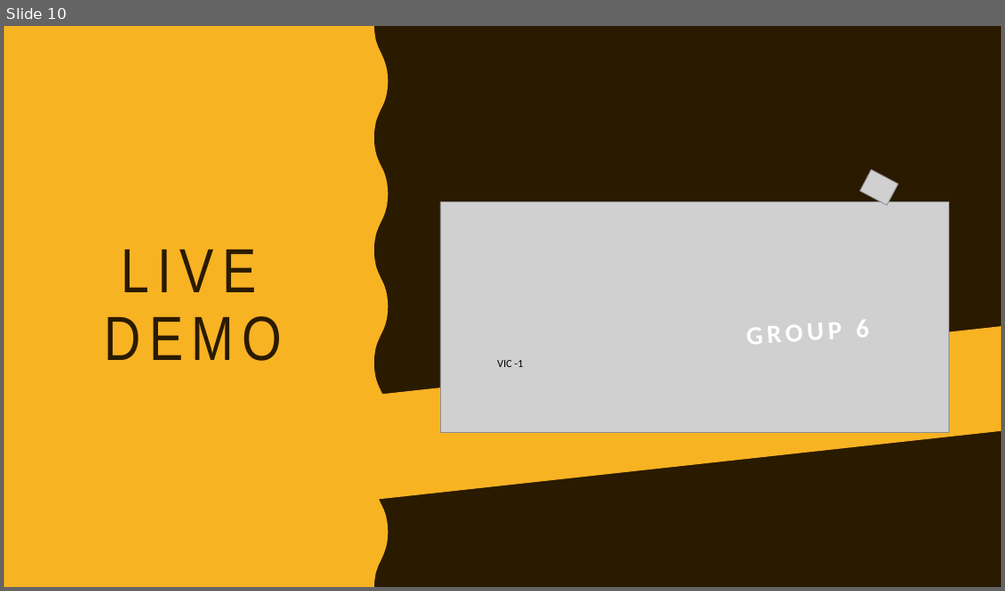
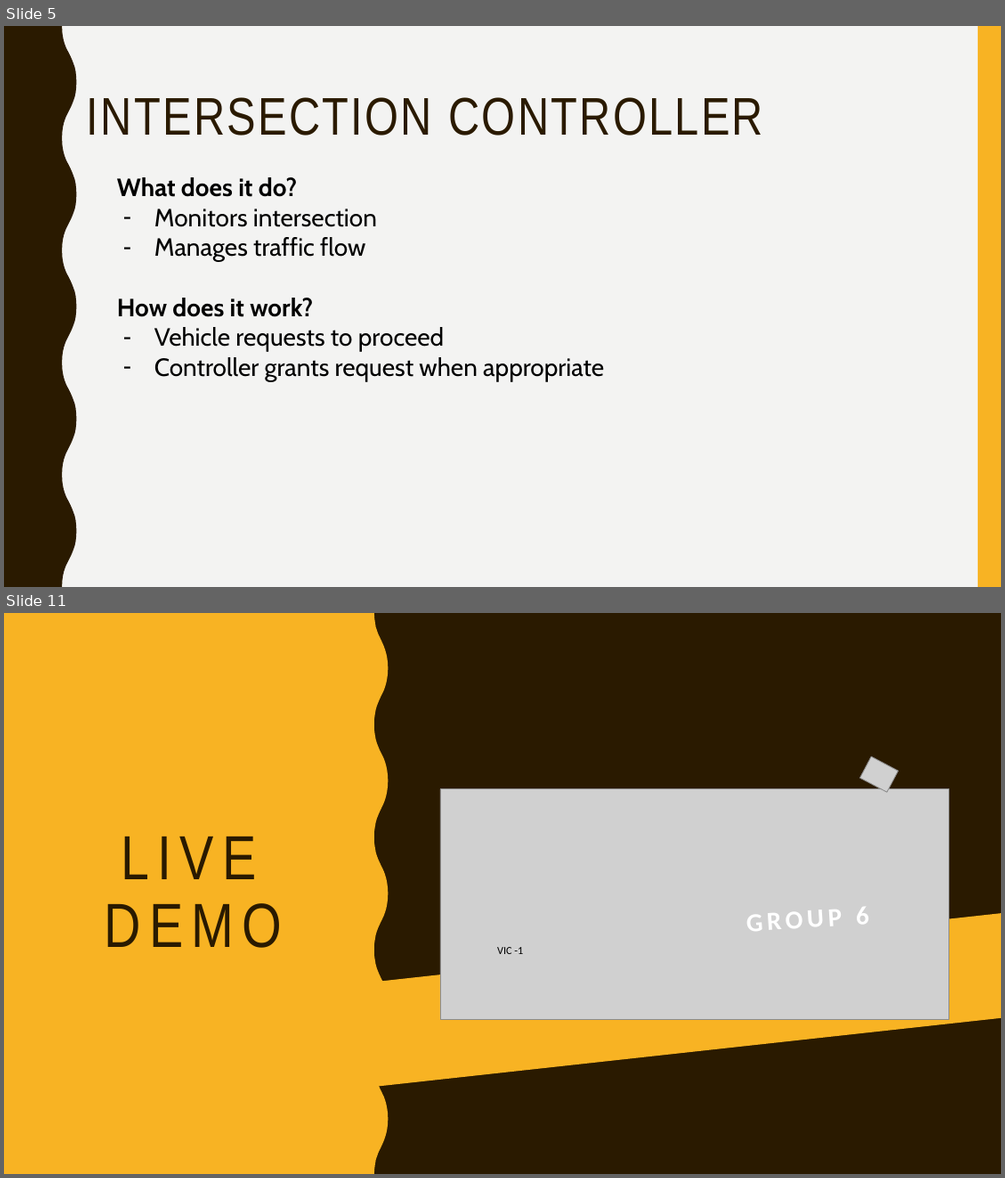
Before and after one commit to jean-lucas/vic, a slide deck: Presentation/Vehicle Intersection Control Presentation.pptx. Shown one above the other, each under a label of ours: slide 10 before the commit, slides 5 and 11 after it; the slides between them are not shown. The pictures are 1005x591 and 1005x1178 pixels, drawn with LibreOffice and Linux fonts; fonts in the diff are those of the drawing; grey boxes stand for pictures. Boxes give left, top, right and bottom in pixels: in the first picture for what was removed or moved away, otherwise in the second. Text is boxed around its words. In the diff, an @@ line names an element or a change of style, - is before the commit and + after.

```diff
--- a/Presentation/Vehicle Intersection Control Presentation.pptx
+++ b/Presentation/Vehicle Intersection Control Presentation.pptx
@@ slide 5 added at <box>4,26,1001,587</box>, background #F3F3F2 @@
@@ freeform shape added at <box>4,26,77,587</box>, fill #2A1A00 @@
@@ rectangle added at <box>978,26,1001,587</box>, fill #F8B323 @@
@@ title added at <box>87,97,763,135</box>, 51 pt, text #2A1A00 @@
+INTERSECTION CONTROLLER
@@ text added at <box>117,177,604,381</box>, 24 pt, text #000000 @@
+What does it do?
+– Monitors intersection
+– Manages traffic flow
+How does it work?
+– Vehicle requests to proceed
+– Controller grants request when appropriate
@@ what was slide 10 is now slide 11 @@
```
Also in this commit, not shown: 6 other slides added, 7 slides removed.
